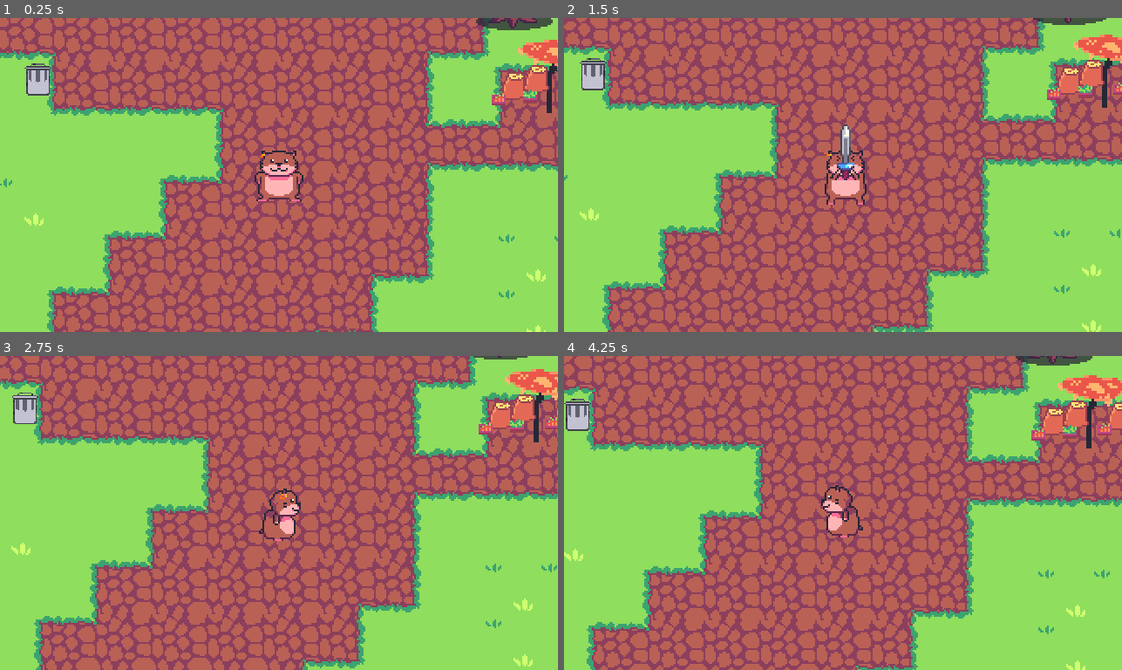
Above: before the commit, frames 1-4 (two rows, left to right).
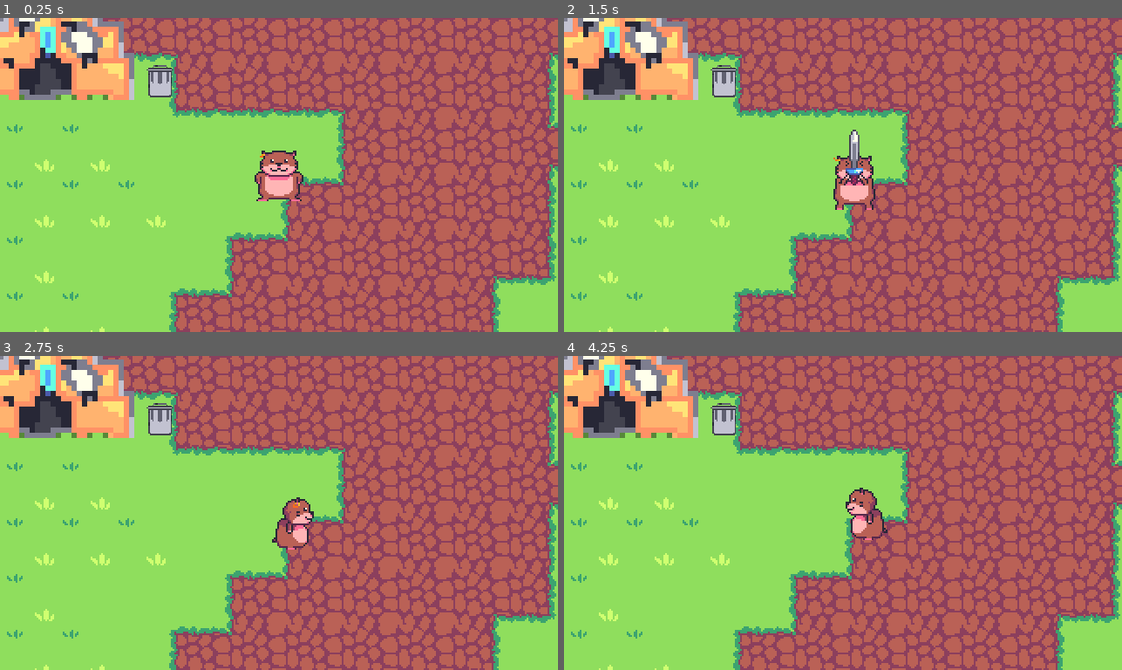
Above: after the commit, the same moments.

Repository: FlyinButter1/Hackathon
Game: Godot game, scene res://world3.tscn
Same seed, same stepped clock (60 frames per second), same inputs: the game is played once before the commit and once after it. This scene is started directly instead of the project's main scene.
Inputs:
- Up to frame 1 (0.25 s): no input
- Up to frame 2 (1.5 s): tap Enter (ui_accept) at 0.5, 0.77 s; hold D (move_right) 0.53-1.28 s; hold F (attack) 0.53-1.28 s; hold S (move_down) from 1.28 s (still down); tap F (attack) at 1.35 s
- Up to frame 3 (2.75 s): tap Enter (ui_accept) at 1.52 s; release S (move_down) at 2.03 s; hold D (move_right) from 2.03 s (still down); hold F (attack) from 2.03 s (still down)
- Up to frame 4 (4.25 s): release D (move_right) at 2.78 s; release F (attack) at 2.78 s; hold W (move_up) 2.78-3.53 s; tap F (attack) at 2.85 s; tap Enter (ui_accept) at 3.02, 3.77 s; hold A (move_left) from 3.53 s (still down); hold F (attack) from 3.53 s (still down)

The runs differ from the first frame. In frame 1, 61% of the frame differs, in the area x 0-100%, y 0-100%; in frame 2, 63%; in frame 3, 64%; in frame 4, 67%.
Error after the commit: Cannot call method 'get_path' on a null value. (res://Player/player.gd:32)

Commit message:
Revert "World 3"
This reverts commit eadbe89614e60e2d85f96e465ad0711b4250a2d0.

Diff:
--- a/world3.tscn
+++ b/world3.tscn
@@ -6,15 +6,14 @@
 [ext_resource type="TileSet" uid="uid://btqxqpgxrrgvb" path="res://worldProps/szymon tilesety/roślinki/tileset_roślinki.tres" id="4_md15o"]
 [ext_resource type="Texture2D" uid="uid://budprenlbaso3" path="res://worldProps/bridge.png" id="5_ttccs"]
 [ext_resource type="Texture2D" uid="uid://b3jcfjjog17q6" path="res://worldProps/domki/smiecLozko1.png" id="6_wjijh"]
+[ext_resource type="Texture2D" uid="uid://dsrh6gixqojgu" path="res://worldProps/domki/smiecNamiot1.png" id="7_wkye5"]
 [ext_resource type="Texture2D" uid="uid://cwemu3tcb4rew" path="res://worldProps/nowa wioska/grzyb1.png" id="8_84dix"]
 [ext_resource type="Texture2D" uid="uid://cbln8rqgt33yb" path="res://worldProps/nowa wioska/grzyb2.png" id="9_gx4rm"]
 [ext_resource type="Texture2D" uid="uid://bwbvus0iynwth" path="res://worldProps/nowa wioska/marchewki.png" id="10_767kw"]
 [ext_resource type="Texture2D" uid="uid://bmqf4wryqmciu" path="res://worldProps/nowa wioska/pomidoryi.png" id="11_s537e"]
 [ext_resource type="Texture2D" uid="uid://cyhrkl703mt3w" path="res://worldProps/nowa wioska/smietnik.png" id="12_hcb02"]
 [ext_resource type="Texture2D" uid="uid://x5qr24fig3ss" path="res://worldProps/nowa wioska/warzywa..png" id="13_xc5l3"]
-[ext_resource type="Texture2D" uid="uid://dwwrof0ybmo0c" path="res://worldProps/nowa wioska/namiotnowy1..png" id="14_04ael"]
 [ext_resource type="Texture2D" uid="uid://bil7fdydhnon3" path="res://worldProps/nowa wioska/warzywa.png" id="14_h6m7k"]
-[ext_resource type="Texture2D" uid="uid://cew3v8dqgklpp" path="res://worldProps/nowa wioska/namiotnowy2..png" id="15_1syfc"]
 [ext_resource type="Texture2D" uid="uid://3cafb0qxg1ud" path="res://worldProps/nowa wioska/parasol.png" id="15_mk35e"]
 [ext_resource type="PackedScene" uid="uid://bkui8ocdu3a4w" path="res://Player/player.tscn" id="16_5cygm"]
 [ext_resource type="PackedScene" uid="uid://3q7vlw45ws4k" path="res://Player/camera_2d.tscn" id="17_urn2y"]
@@ -44,8 +43,8 @@
 size = Vector2(148, 200)
 
 [sub_resource type="CapsuleShape2D" id="CapsuleShape2D_ej0tn"]
-radius = 17.0
-height = 72.0
+radius = 12.0
+height = 90.0
 
 [sub_resource type="CapsuleShape2D" id="CapsuleShape2D_pmhj5"]
 radius = 6.0
@@ -236,31 +235,15 @@
 scale = Vector2(0.8, 0.8)
 texture = ExtResource("12_hcb02")
 
-[node name="Grzyb7" type="Sprite2D" parent="Syf"]
-position = Vector2(-453, -89)
-texture = ExtResource("8_84dix")
-
-[node name="Grzyb8" type="Sprite2D" parent="Syf"]
-position = Vector2(-284, 53)
-texture = ExtResource("9_gx4rm")
-
-[node name="Grzyb9" type="Sprite2D" parent="Syf"]
-position = Vector2(-148, -319)
-texture = ExtResource("8_84dix")
-
-[node name="Grzyb10" type="Sprite2D" parent="Syf"]
-position = Vector2(-612, 20)
-texture = ExtResource("9_gx4rm")
-
 [node name="Namiot1" type="StaticBody2D" parent="."]
 
 [node name="SmiecNamiot1" type="Sprite2D" parent="Namiot1"]
 position = Vector2(-197, -205)
 scale = Vector2(3, 3)
-texture = ExtResource("14_04ael")
+texture = ExtResource("7_wkye5")
 
 [node name="CollisionShape2D" type="CollisionShape2D" parent="Namiot1"]
-position = Vector2(-198, -177)
+position = Vector2(-198, -171)
 rotation = 1.5708
 shape = SubResource("CapsuleShape2D_ej0tn")
 
@@ -269,10 +252,10 @@
 [node name="SmiecNamiot4" type="Sprite2D" parent="Namiot2"]
 position = Vector2(-131, -91)
 scale = Vector2(3, 3)
-texture = ExtResource("15_1syfc")
+texture = ExtResource("7_wkye5")
 
 [node name="CollisionShape2D" type="CollisionShape2D" parent="Namiot2"]
-position = Vector2(-132, -60)
+position = Vector2(-131, -56)
 rotation = 1.5708
 shape = SubResource("CapsuleShape2D_ej0tn")
 
@@ -288,29 +271,9 @@
 rotation = 1.5708
 shape = SubResource("CapsuleShape2D_pmhj5")
 
-[node name="Namiot3" type="StaticBody2D" parent="."]
-
-[node name="SmiecNamiot1" type="Sprite2D" parent="Namiot3"]
-position = Vector2(-379, -264)
-scale = Vector2(3, 3)
-texture = ExtResource("15_1syfc")
-
-[node name="CollisionShape2D" type="CollisionShape2D" parent="Namiot3"]
-position = Vector2(-378, -240)
-rotation = 1.5708
-shape = SubResource("CapsuleShape2D_ej0tn")
+[node name="CharacterBody2D" parent="." instance=ExtResource("16_5cygm")]
+
+[node name="RemoteTransform2D" type="RemoteTransform2D" parent="CharacterBody2D"]
+remote_path = NodePath("../../../Camera2D")
 
 [node name="Camera2D" parent="." instance=ExtResource("17_urn2y")]
-position = Vector2(70, 1)
-
-[node name="Marker2D1" parent="Camera2D" index="0"]
-position = Vector2(-915, -514)
-
-[node name="Marker2D2" parent="Camera2D" index="1"]
-position = Vector2(1569, 763)
-
-[node name="CharacterBody2D" parent="." node_paths=PackedStringArray("Camera") instance=ExtResource("16_5cygm")]
-position = Vector2(70, 1)
-Camera = NodePath("../Camera2D")
-
-[editable path="Camera2D"]
Not shown: 1 places in world3.tscn that only renumber resources
Not shown: 1 places in worldProps/world1.tscn that only renumber resources
